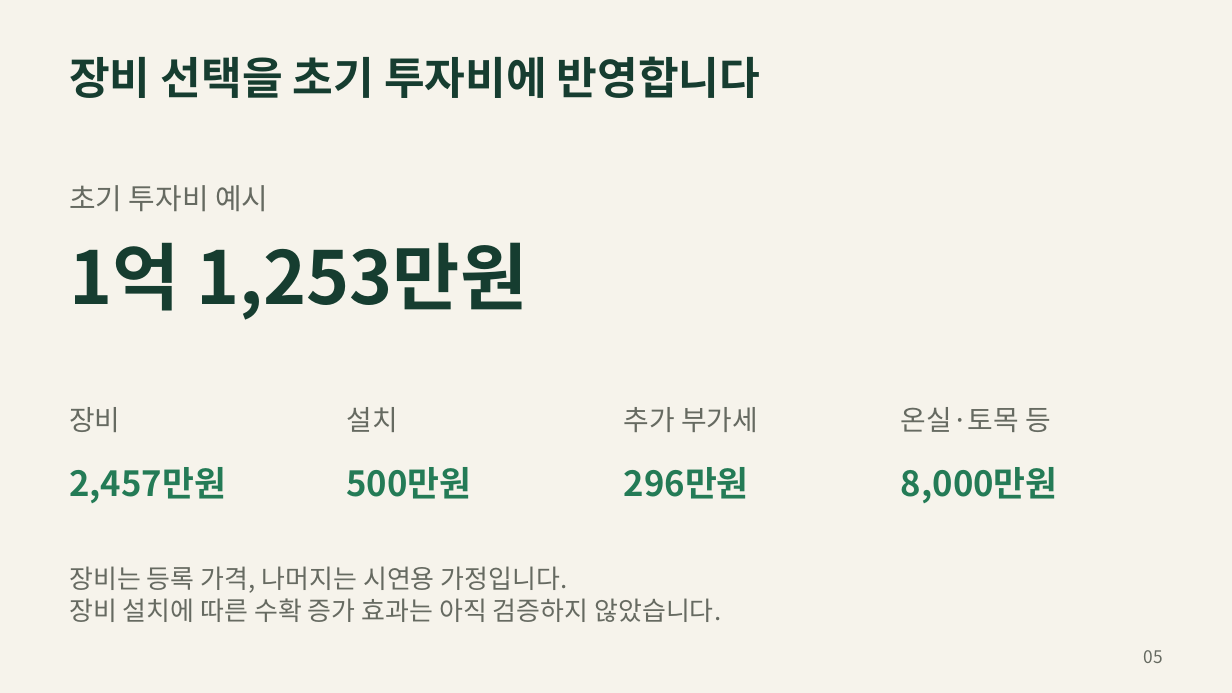
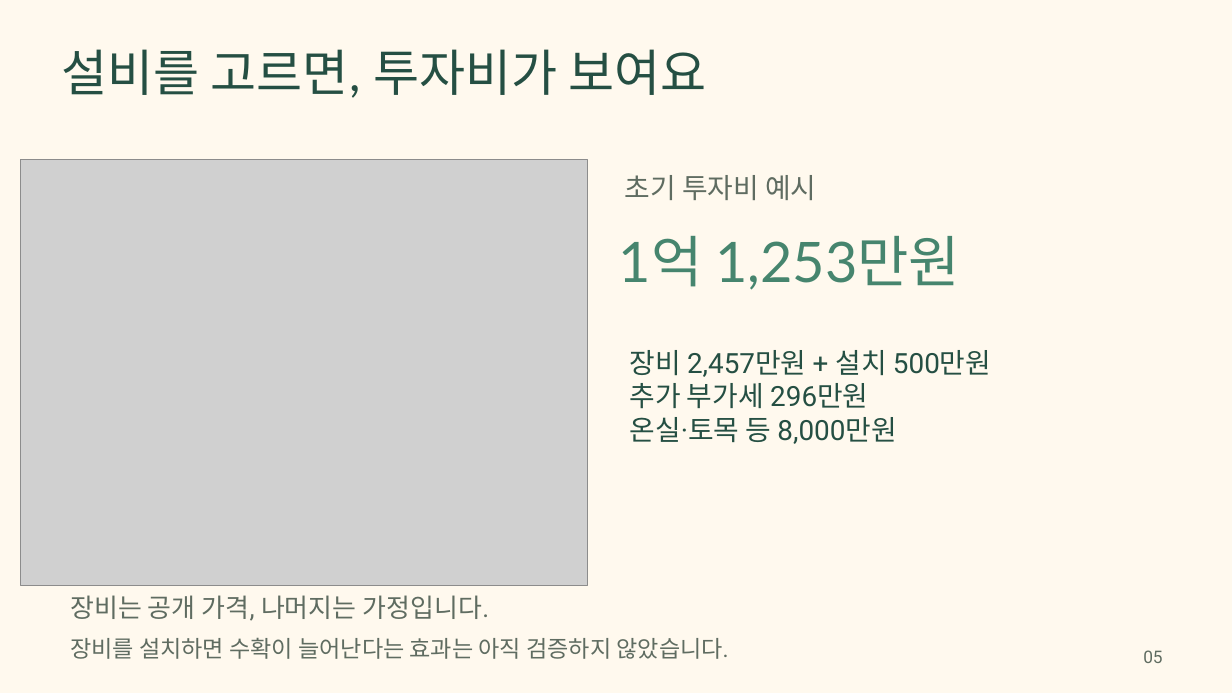
Before and after one commit to jinuk0211/smartfarm-adoption, a slide deck: slide 5 of presentation/smartfarm_proposal.pptx. Drawn at 1232x693 pixels with LibreOffice and Linux fonts; fonts in the diff are those of the drawing; grey boxes stand for pictures. Boxes give left, top, right and bottom in pixels: in the first picture for what was removed or moved away, otherwise in the second. Text is boxed around its words. In the diff, an @@ line names an element or a change of style, - is before the commit and + after.

```diff
--- a/presentation/smartfarm_proposal.pptx
+++ b/presentation/smartfarm_proposal.pptx
@@ background #F6F3EB to #FFF9EE @@
@@ text at [62,49,707,98]: text changed; size 34.5 to 39 pt; font Noto Sans CJK KR to Lato; text colour #163D30 to #254F43; bold off @@
-장비 선택을 초기 투자비에 반영합니다
+설비를 고르면, 투자비가 보여요
@@ picture added at [20,160,588,585] @@
@@ text "초기 투자비 예시": place and size @@
-text "초기 투자비 예시" at [69,185,268,212]
+text "초기 투자비 예시" at [625,175,816,200]
@@ text "초기 투자비 예시" at [625,175,816,200]: size 22.5 to 21.8 pt, font Noto Sans CJK KR to Roboto, text colour #666A61 to #5F6C61 @@
@@ text "1억 1,253만원": place and size @@
-text "1억 1,253만원" at [69,242,527,320]
+text "1억 1,253만원" at [619,236,960,290]
@@ text "1억 1,253만원" at [619,236,960,290]: size 57 to 43.5 pt, font Noto Sans CJK KR to Lato, text colour #163D30 to #46856E, bold off @@
@@ text at [629,350,991,444]: text changed; size 27 to 21.8 pt; font Noto Sans CJK KR to Roboto; text colour #247B56 to #254F43; bold off @@
-2,457만원
+장비 2,457만원 + 설치 500만원
+추가 부가세 296만원
+온실·토목 등 8,000만원
@@ text removed at [69,407,120,432] @@
-장비
@@ text removed at [346,407,397,432] @@
-설치
@@ text removed at [624,407,758,432] @@
-추가 부가세
@@ text removed at [901,407,1051,432] @@
-온실·토목 등
@@ text removed at [346,467,471,499] @@
-500만원
@@ text removed at [624,467,749,499] @@
-296만원
@@ text removed at [901,467,1058,503] @@
-8,000만원
@@ text at [70,595,490,621]: text changed; font Noto Sans CJK KR to Roboto; text colour #666A61 to #5F6C61 @@
-장비는 등록 가격, 나머지는 시연용 가정입니다.
-장비 설치에 따른 수확 증가 효과는 아직 검증하지 않았습니다.
+장비는 공개 가격, 나머지는 가정입니다.
@@ text added at [70,637,729,659], 18 pt, text #5F6C61 @@
+장비를 설치하면 수확이 늘어난다는 효과는 아직 검증하지 않았습니다.
@@ text "05" at [1143,650,1162,663]: font Noto Sans CJK KR to Roboto, text colour #666A61 to #5F6C61 @@
```
Also in this commit, not shown: 27 other slides changed, 20 other files.
